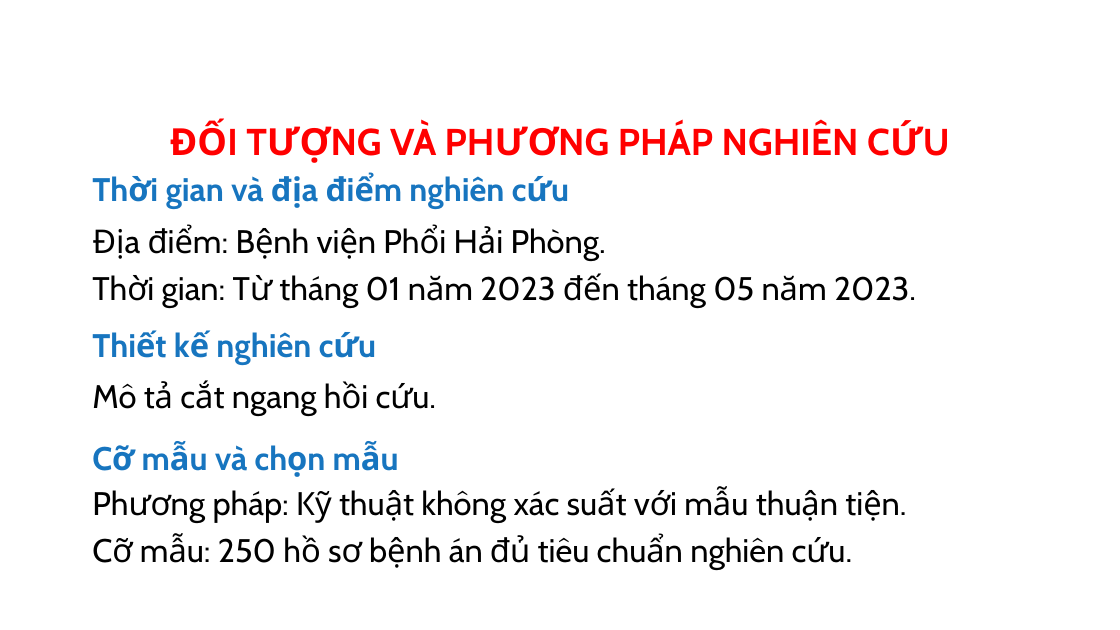
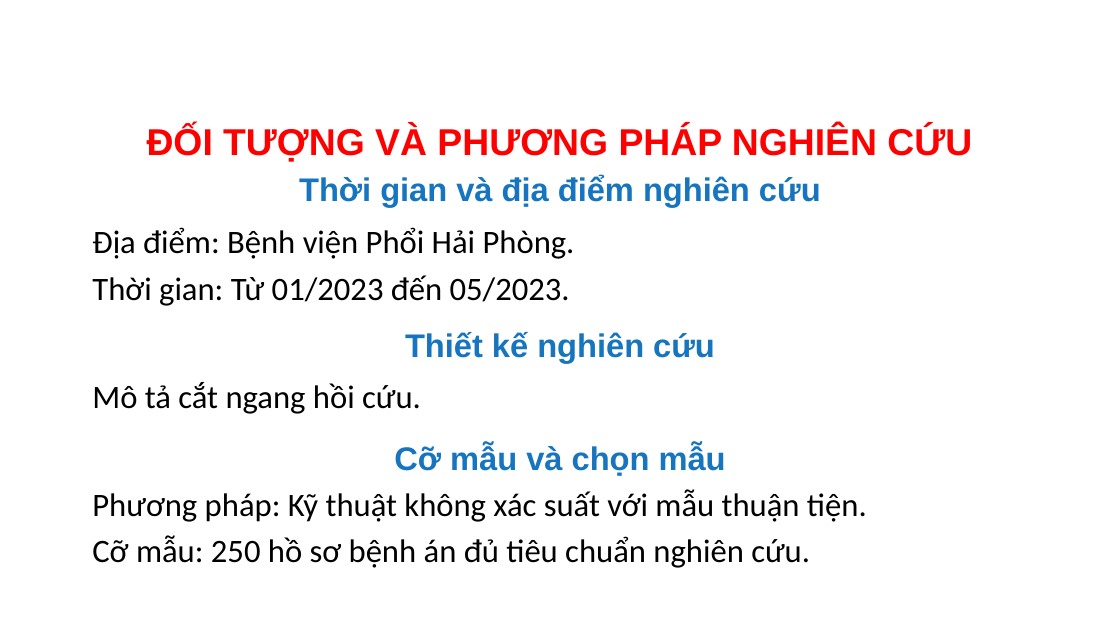
Before and after one commit to MedPocket/HPMUGraduation-thesis, a slide deck: slide 14 of Thuc-trang-va-mot-so-yeu-to-lien-quan-dinh-duong-BN-lao-phoi_Nhat-Nguyen.pptx (slide 20 before the commit). Drawn at 1120x630 pixels with LibreOffice and Linux fonts; fonts in the diff are those of the drawing; background and template pictures are left out. Boxes give left, top, right and bottom in pixels: in the first picture for what was removed or moved away, otherwise in the second. Text is boxed around its words. In the diff, an @@ line names an element or a change of style, - is before the commit and + after.

```diff
--- a/Thuc-trang-va-mot-so-yeu-to-lien-quan-dinh-duong-BN-lao-phoi_Nhat-Nguyen.pptx
+++ b/Thuc-trang-va-mot-so-yeu-to-lien-quan-dinh-duong-BN-lao-phoi_Nhat-Nguyen.pptx
@@ text "ĐỐI TƯỢNG VÀ PHƯƠNG PHÁP ..." at (147,126,972,162): font Cabin to Arial @@
@@ text at (92,227,575,259): font Cabin to Calibri in "Địa điểm: Bệnh viện Phổi Hải Phòng." @@
@@ text at (92,275,570,306): text changed; font Cabin to Calibri @@
-Thời gian: Từ tháng 01 năm 2023 đến tháng 05 năm 2023.
+Thời gian: Từ 01/2023 đến 05/2023.
@@ font Cabin to Arial; alignment left to centre in 3 elements at (299,175,821,207), (394,444,726,476), (405,332,715,363) @@
@@ text "Mô tả cắt ngang hồi ..." at (92,382,421,414): font Cabin to Calibri @@
@@ text "Phương pháp: Kỹ thuật không ..." at (92,489,867,568): font Cabin to Calibri @@
```
Also in this commit, not shown: 30 other slides changed, 1 slide added, 15 slides removed, 1 other file.
